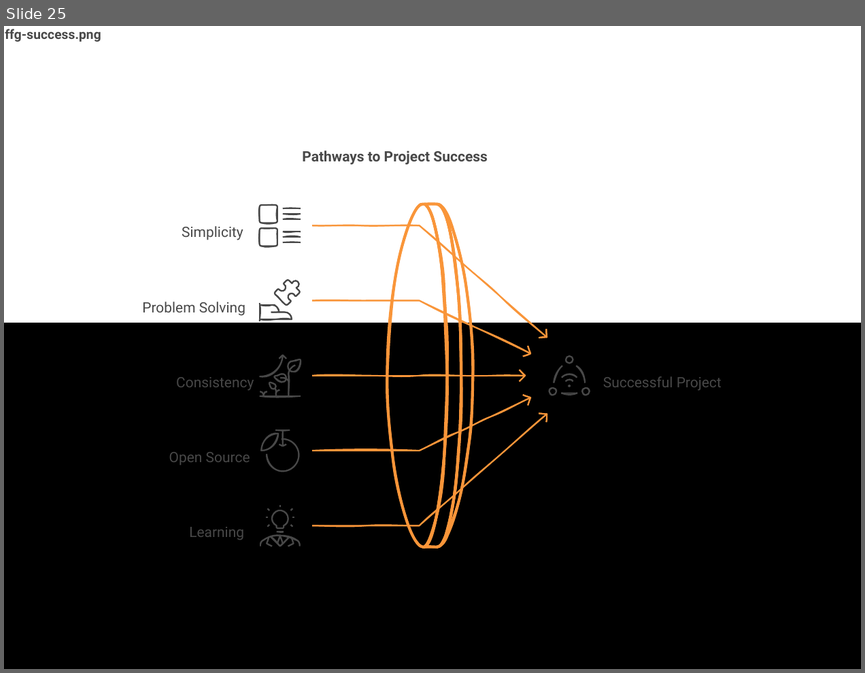
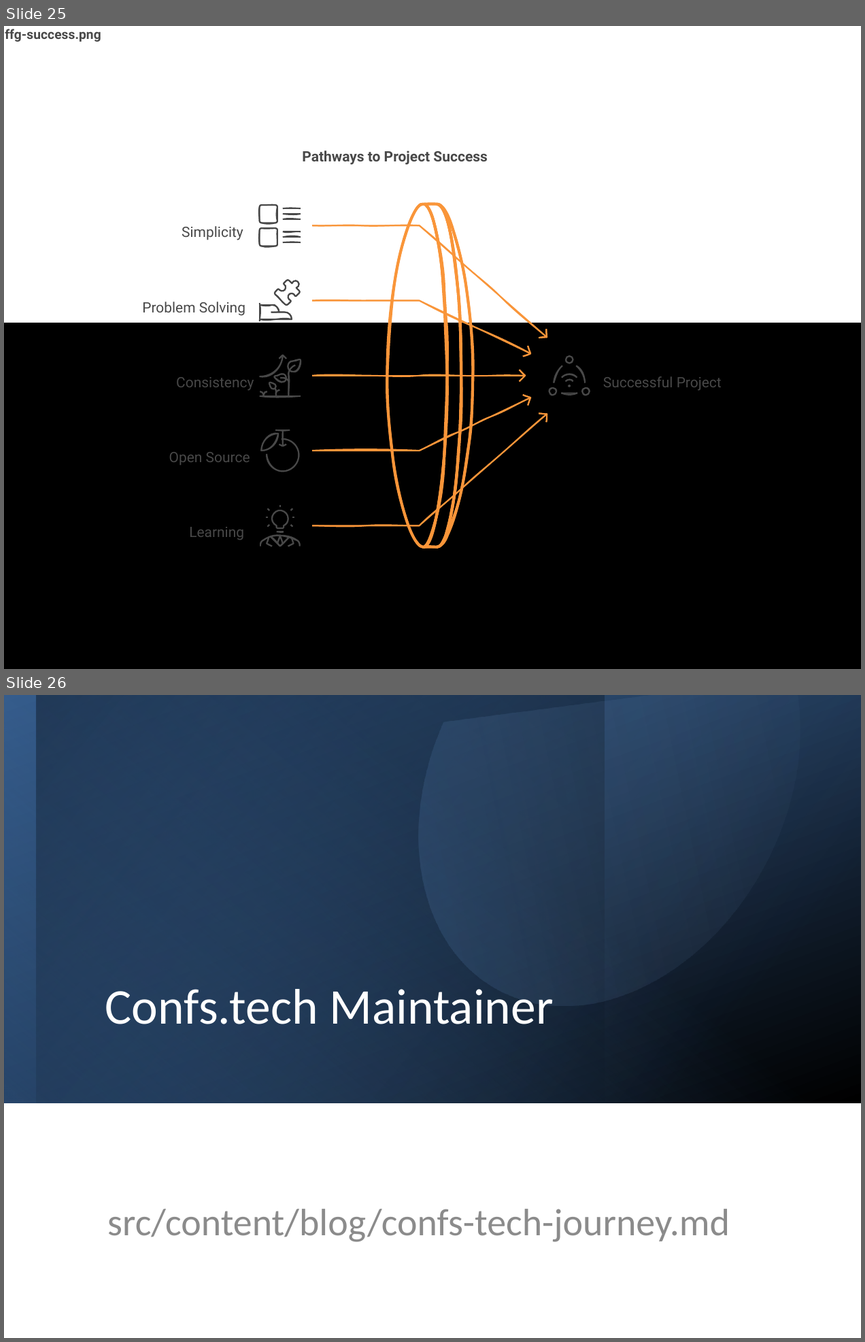
Before and after one commit to JuanPabloDiaz/jpdiaz, a slide deck: src/assets/images/blog/blog-images.pptx. Shown one above the other, each under a label of ours: slide 25 before the commit, slides 25 and 26 after it. The pictures are 865x673 and 865x1342 pixels, drawn with LibreOffice and Linux fonts; fonts in the diff are those of the drawing. Boxes give left, top, right and bottom in pixels: in the first picture for what was removed or moved away, otherwise in the second. Text is boxed around its words. In the diff, an @@ line names an element or a change of style, - is before the commit and + after.

Commit message:
update blog posts: "Confs.tech Maintainer"

```diff
--- a/src/assets/images/blog/blog-images.pptx
+++ b/src/assets/images/blog/blog-images.pptx
@@ slide 26 added at [4,695,861,1338], background #FFFFFF @@
@@ rectangle added at [4,695,861,1103], fill gradient #376092 to #000000 @@
@@ rectangle added at [4,695,861,1103], fill gradient #4F81BD to #376092 @@
@@ rectangle added at [4,695,604,1103], fill gradient #254061 to #000000 @@
@@ rectangle added at [36,695,861,1102], fill gradient #4F81BD to #000000 @@
@@ freeform shape added at [344,695,851,1072], fill gradient #4F81BD to #95B3D7 @@
@@ title added at [105,989,553,1024], 42 pt, text #FFFFFF @@
+Confs.tech Maintainer
@@ subtitle added at [107,1208,730,1242], 32 pt, text #8C8C8C @@
+src/content/blog/confs-tech-journey.md
```
Also in this commit, not shown: 11 other slides added, 8 other files.
